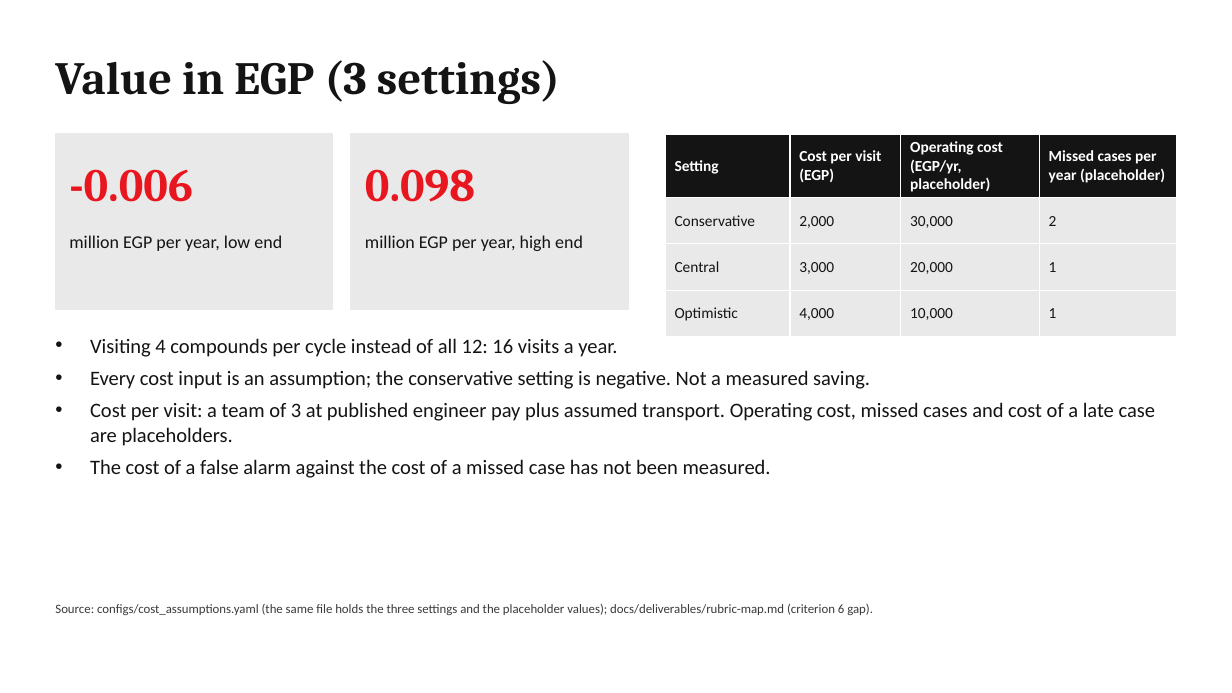
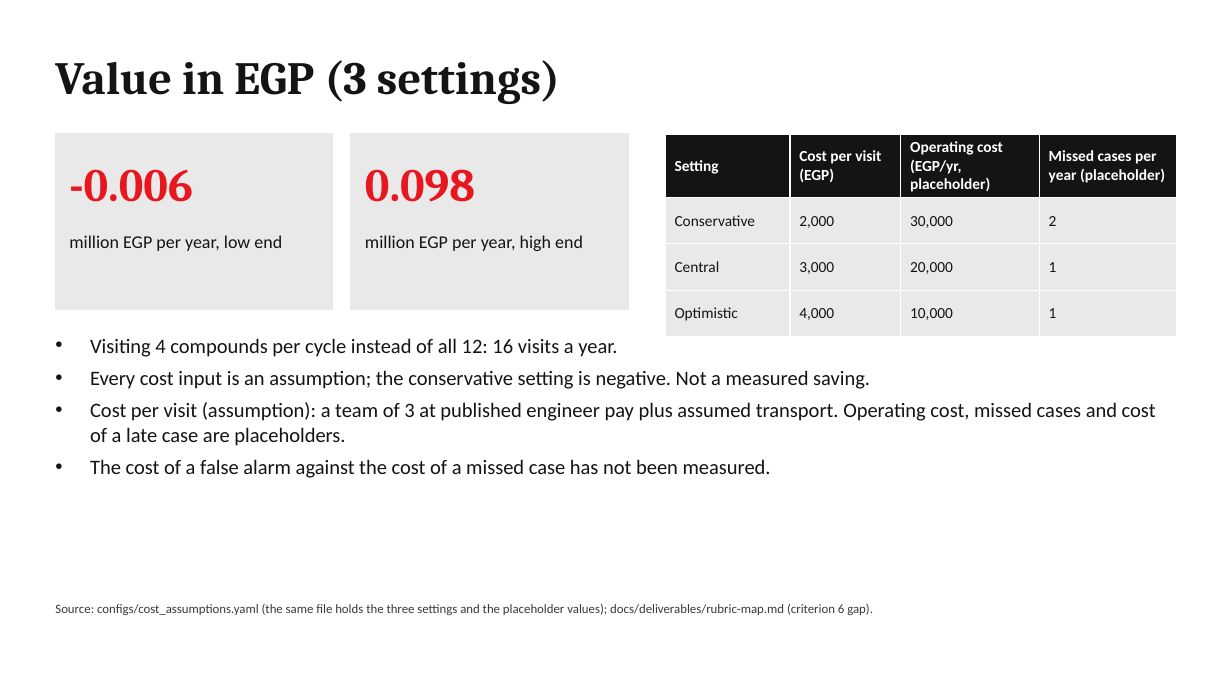
Before and after one commit to elsayedelmandoh/spaceeye-geoai, a slide deck: slide 10 of docs/deliverables/01-presentation.pptx. Drawn at 1232x693 pixels with LibreOffice and Linux fonts; fonts in the diff are those of the drawing. Boxes give left, top, right and bottom in pixels: in the first picture for what was removed or moved away, otherwise in the second. Text is boxed around its words. In the diff, an @@ line names an element or a change of style, - is before the commit and + after.

```diff
--- a/docs/deliverables/01-presentation.pptx
+++ b/docs/deliverables/01-presentation.pptx
@@ text at (90, 402, 1156, 446): text changed @@
-• Cost per visit: a team of 3 at published engineer pay plus assumed transport. Operating cost, missed cases and cost of a late case are placeholders.
+• Cost per visit (assumption): a team of 3 at published engineer pay plus assumed transport. Operating cost, missed cases and cost of a late case are placeholders.
```
Also in this commit, not shown: 2 other slides changed, 11 other files.
